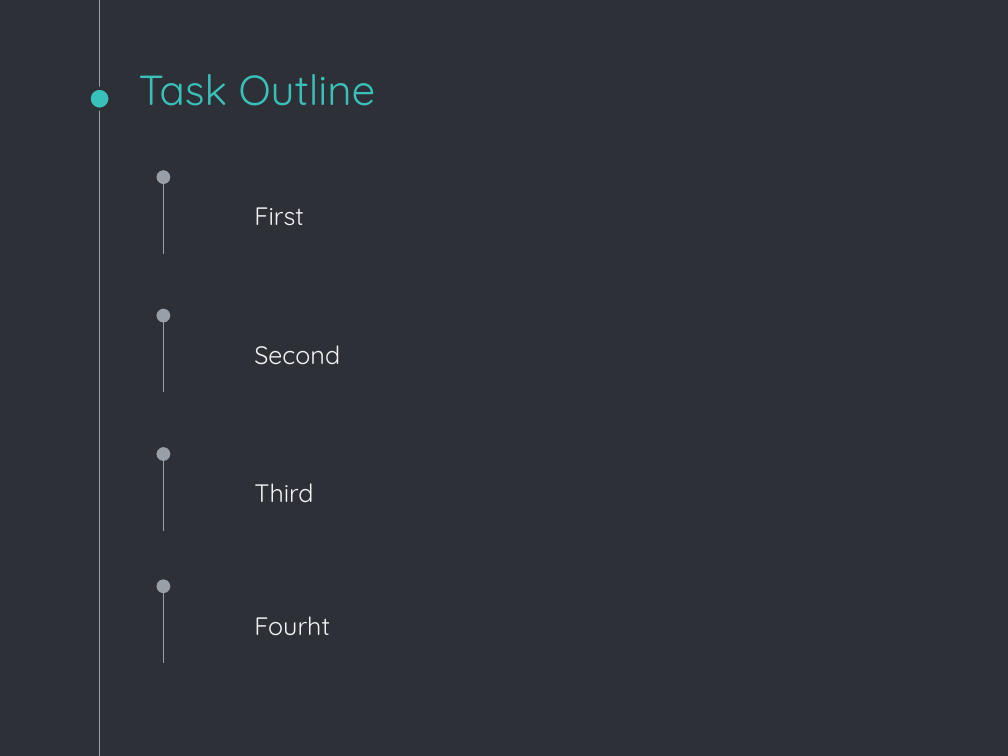
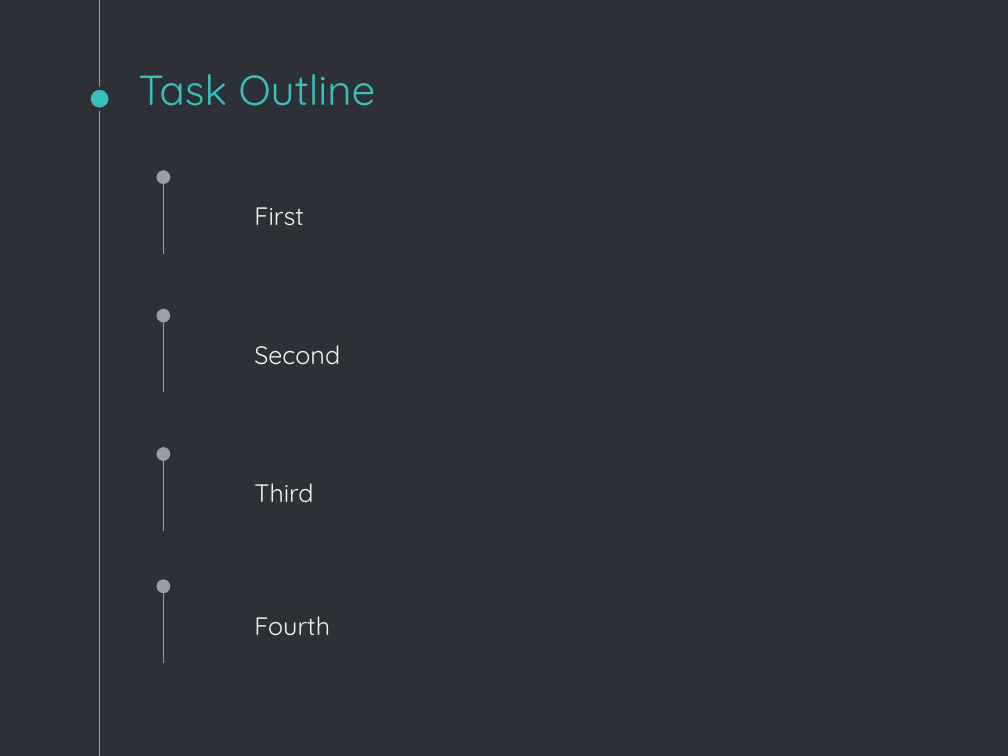
Before and after one commit to SimuJenni/RD-project, a slide deck: slide 7 of doc/initial-plan.pptx. Drawn at 1008x756 pixels with LibreOffice and Linux fonts; fonts in the diff are those of the drawing. Boxes give left, top, right and bottom in pixels: in the first picture for what was removed or moved away, otherwise in the second. Text is boxed around its words. In the diff, an @@ line names an element or a change of style, - is before the commit and + after.

```diff
--- a/doc/initial-plan.pptx
+++ b/doc/initial-plan.pptx
@@ text at [254,616,330,636]: text changed @@
-Fourht
+Fourth
```
Also in this commit, not shown: 2 other files.
